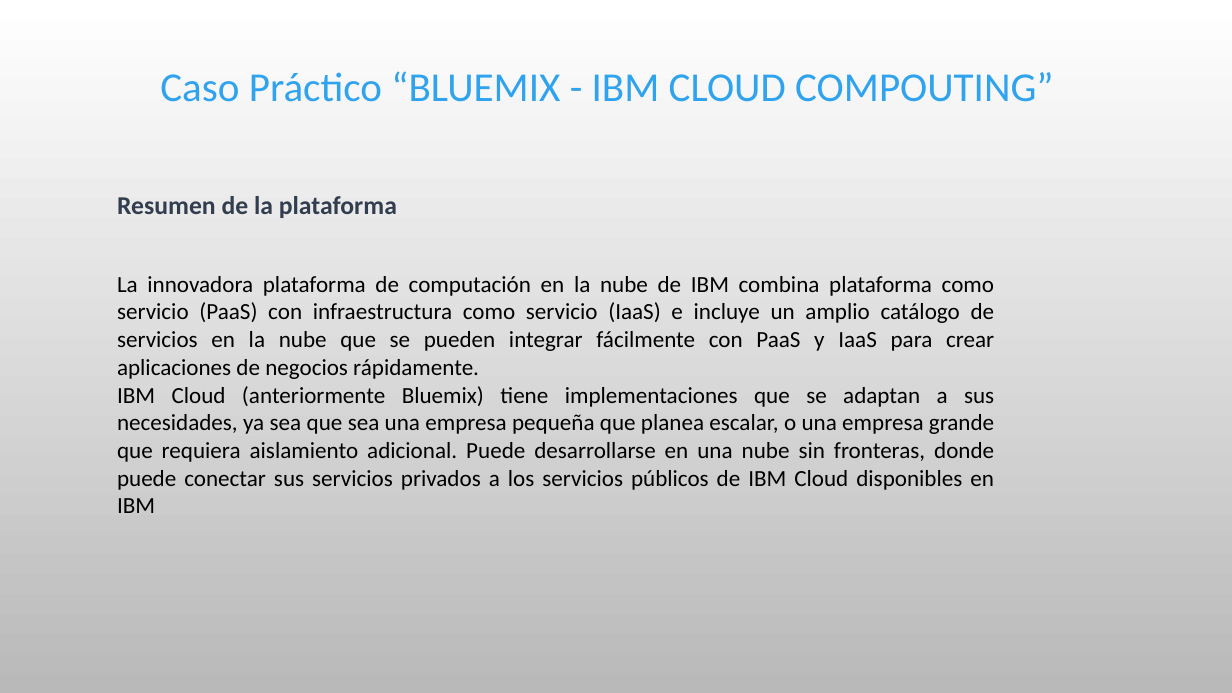
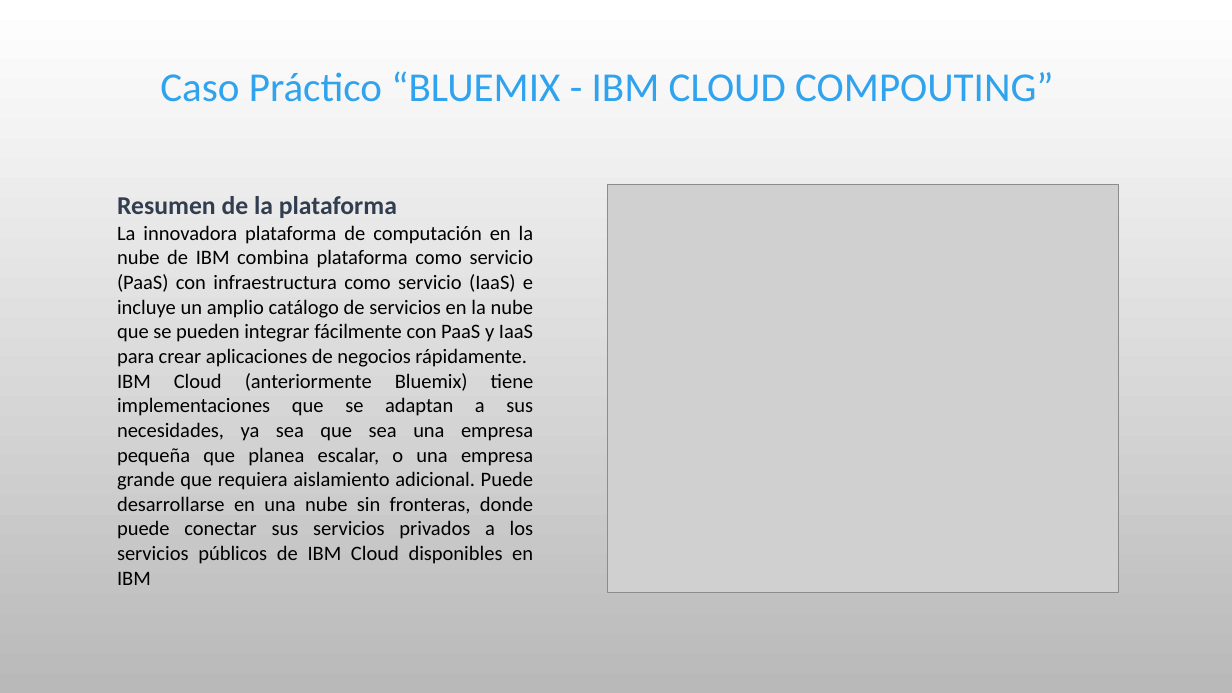
Before and after one commit to alecdiez/Tesis, a slide deck: slide 10 of ProyectoFinalGrado_SosaAdorati.pptx. Drawn at 1232x693 pixels with LibreOffice and Linux fonts; fonts in the diff are those of the drawing; grey boxes stand for pictures; background and template pictures are left out. Boxes give left, top, right and bottom in pixels: in the first picture for what was removed or moved away, otherwise in the second. Text is boxed around its words. In the diff, an @@ line names an element or a change of style, - is before the commit and + after.

Commit message:
Presentacion final

```diff
--- a/ProyectoFinalGrado_SosaAdorati.pptx
+++ b/ProyectoFinalGrado_SosaAdorati.pptx
@@ picture added at (608, 184, 1119, 592) @@
@@ text at (117, 225, 534, 585): size 18 to 16 pt @@
```
Also in this commit, not shown: 1 other slide changed, 2 slides added.
